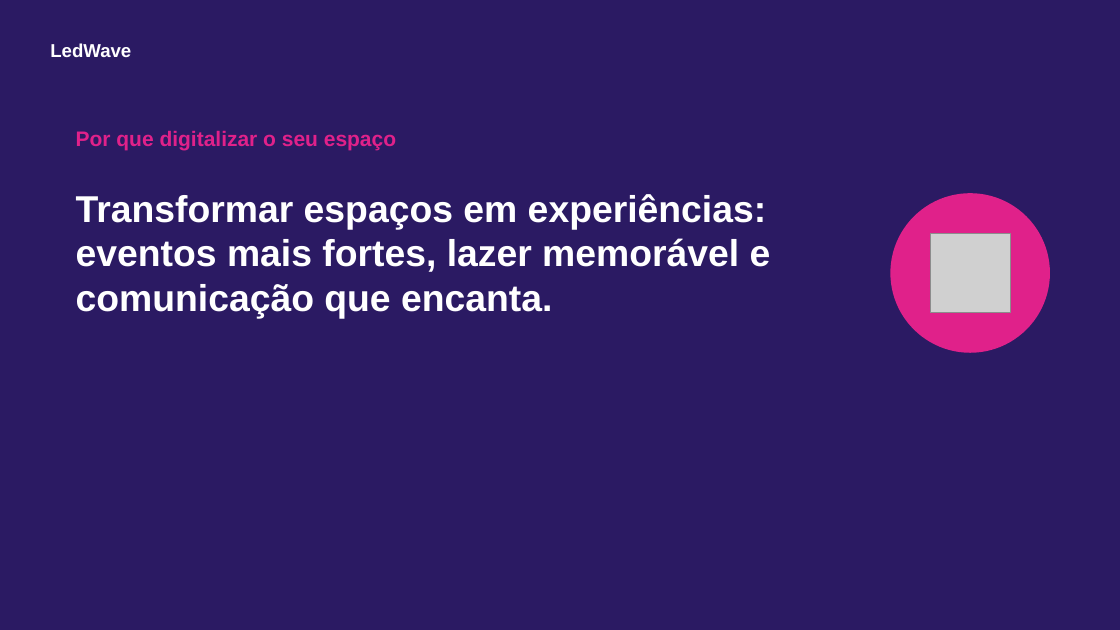
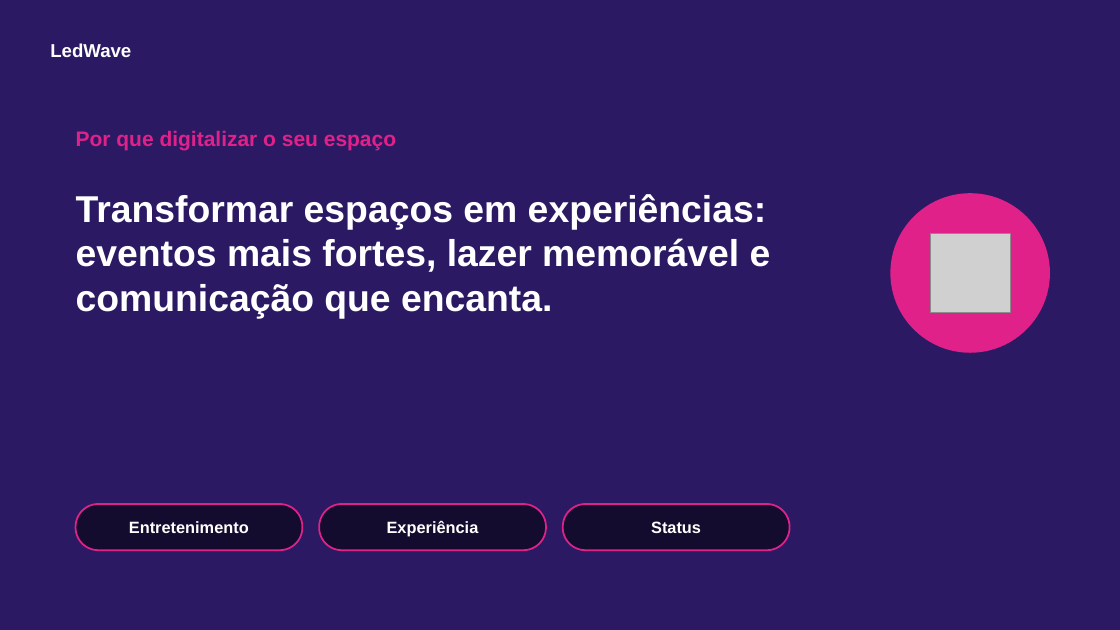
Before and after one commit to itarsilva/Treino, a slide deck: slide 9 of ledwave-comercial/apresentacoes/LedWave_Hoteis_Parques_Clubes_e_Piscinas.pptx (slide 8 before the commit). Drawn at 1120x630 pixels with LibreOffice and Linux fonts; fonts in the diff are those of the drawing; grey boxes stand for pictures. Boxes give left, top, right and bottom in pixels: in the first picture for what was removed or moved away, otherwise in the second. Text is boxed around its words. In the diff, an @@ line names an element or a change of style, - is before the commit and + after.

```diff
--- a/ledwave-comercial/apresentacoes/LedWave_Hoteis_Parques_Clubes_e_Piscinas.pptx
+++ b/ledwave-comercial/apresentacoes/LedWave_Hoteis_Parques_Clubes_e_Piscinas.pptx
@@ rounded rectangle added at [76,504,302,550], fill #140C2E, outline #E0218A 1.5 pt @@
@@ rounded rectangle added at [319,504,546,550], fill #140C2E, outline #E0218A 1.5 pt @@
@@ rounded rectangle added at [563,504,790,550], fill #140C2E, outline #E0218A 1.5 pt @@
@@ text added at [129,521,249,533], 14 pt, text #FFFFFF, bold @@
+Entretenimento
@@ text added at [387,520,479,537], 14 pt, text #FFFFFF, bold @@
+Experiência
@@ text added at [651,521,701,533], 14 pt, text #FFFFFF, bold @@
+Status
```
Also in this commit, not shown: 3 other slides changed, 1 slide added, 23 other files.
